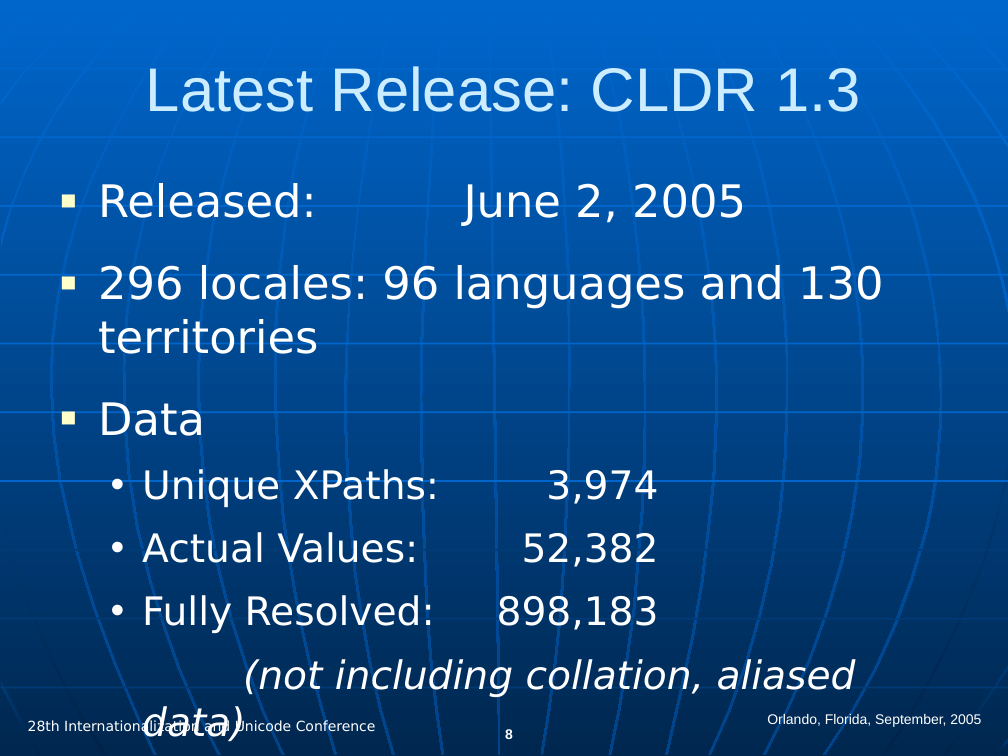
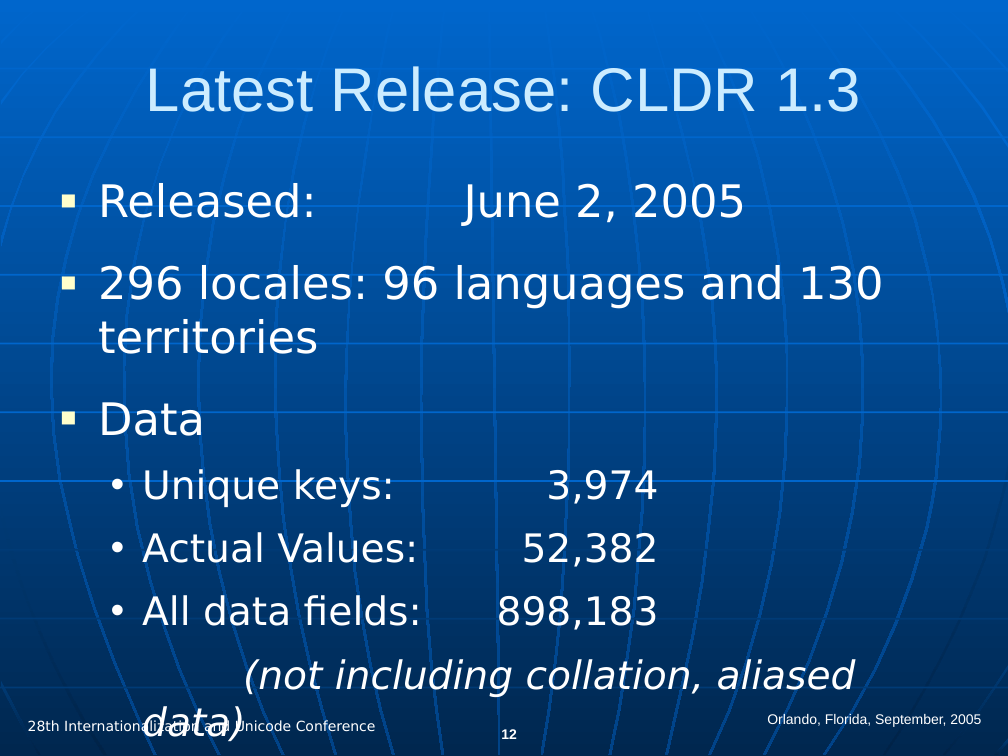
Before and after one commit to svn2github/CLDR, a slide deck: slide 12 of trunk/docs/presentations/cldr_overview.ppt (slide 8 before the commit). Drawn at 1008x756 pixels with LibreOffice and Linux fonts; fonts in the diff are those of the drawing. Boxes give left, top, right and bottom in pixels: in the first picture for what was removed or moved away, otherwise in the second. Text is boxed around its words. In the diff, an @@ line names an element or a change of style, - is before the commit and + after.

```diff
--- a/trunk/docs/presentations/cldr_overview.ppt
+++ b/trunk/docs/presentations/cldr_overview.ppt
@@ text at <box>142,467,658,507</box>: text changed @@
-  • Unique XPaths: 3,974
+  • Unique keys: 3,974
@@ text at <box>142,594,659,635</box>: text changed @@
-  • Fully Resolved: 898,183
+  • All data fields: 898,183
@@ page number at <box>501,729,517,739</box>: text changed @@
-8
+12
```
Also in this commit, not shown: 15 other slides changed, 2 slides added, 6 slides removed.
